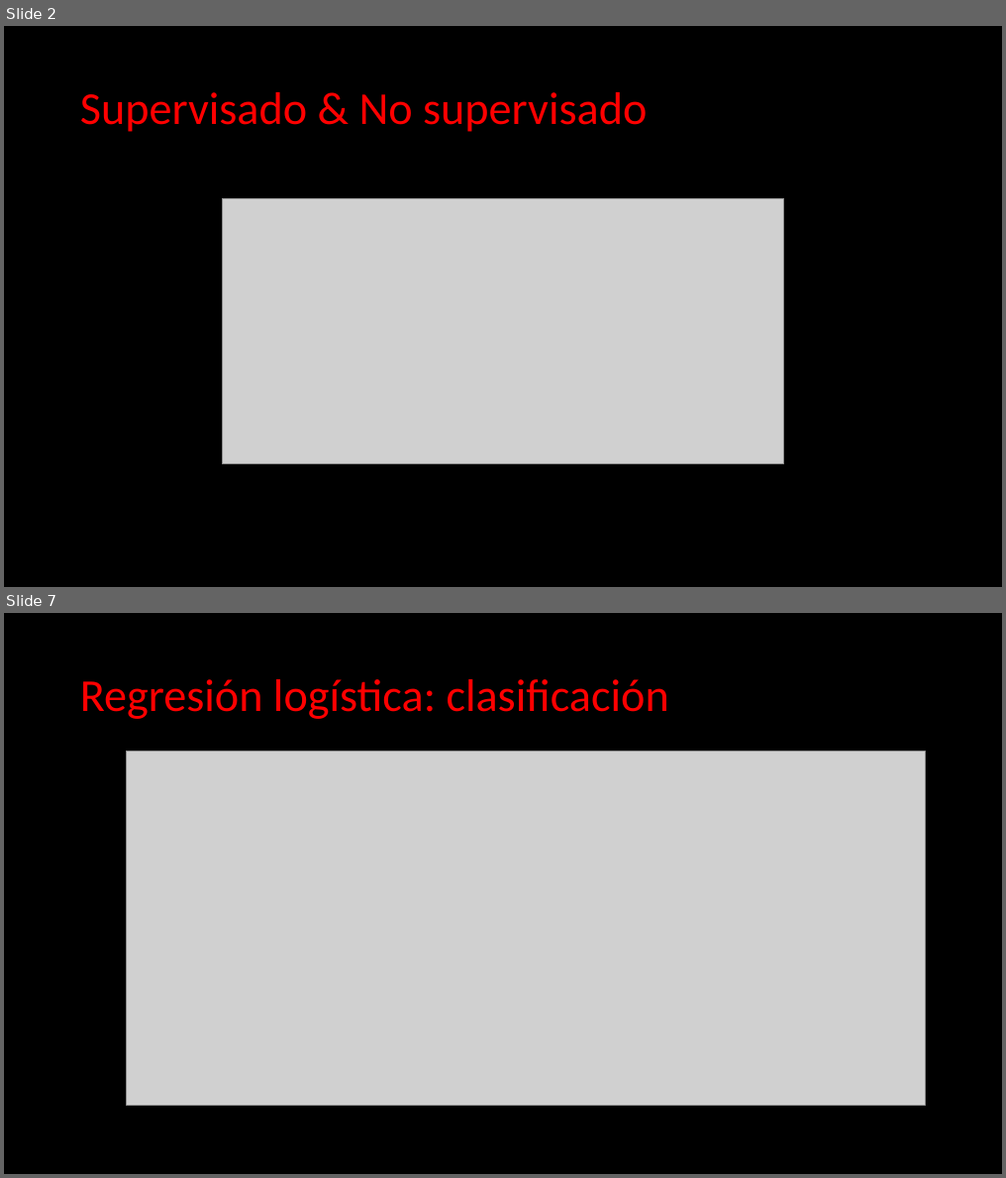
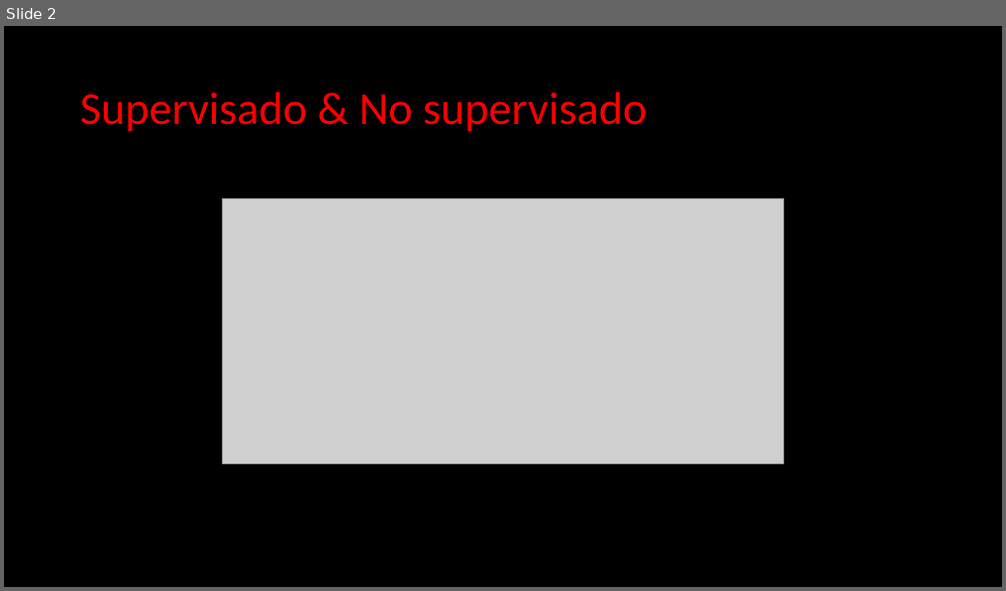
Before and after one commit to Clapiniella/data_science_jun_2020, a slide deck: week10/day4/theory/Machine Learning - Unsupervised Learning.pptx. Shown one above the other, each under a label of ours: slides 2 and 7 before the commit, slide 2 after it; the slides between them are not shown. The pictures are 1006x1178 and 1006x591 pixels, drawn with LibreOffice and Linux fonts; fonts in the diff are those of the drawing; grey boxes stand for pictures. Boxes give left, top, right and bottom in pixels: in the first picture for what was removed or moved away, otherwise in the second. Text is boxed around its words. In the diff, an @@ line names an element or a change of style, - is before the commit and + after.

```diff
--- a/week10/day4/theory/Machine Learning - Unsupervised Learning.pptx
+++ b/week10/day4/theory/Machine Learning - Unsupervised Learning.pptx
@@ slide 7 removed at (4, 613, 1002, 1174), background #000000 @@
@@ title removed at (80, 679, 669, 719) @@
-Regresión logística: clasificación
@@ picture removed at (127, 752, 926, 1106) @@
```
Also in this commit, not shown: 10 slides added, 9 other slides removed, 2 other files.
